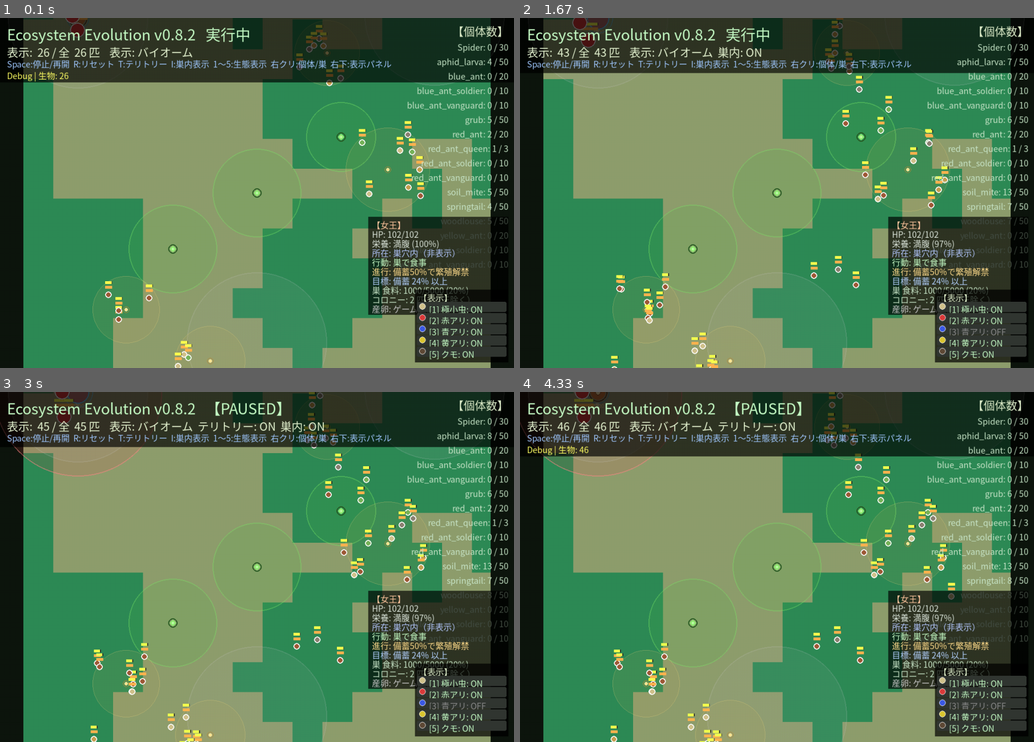
Above: before the commit, frames 1-4 (two rows, left to right).
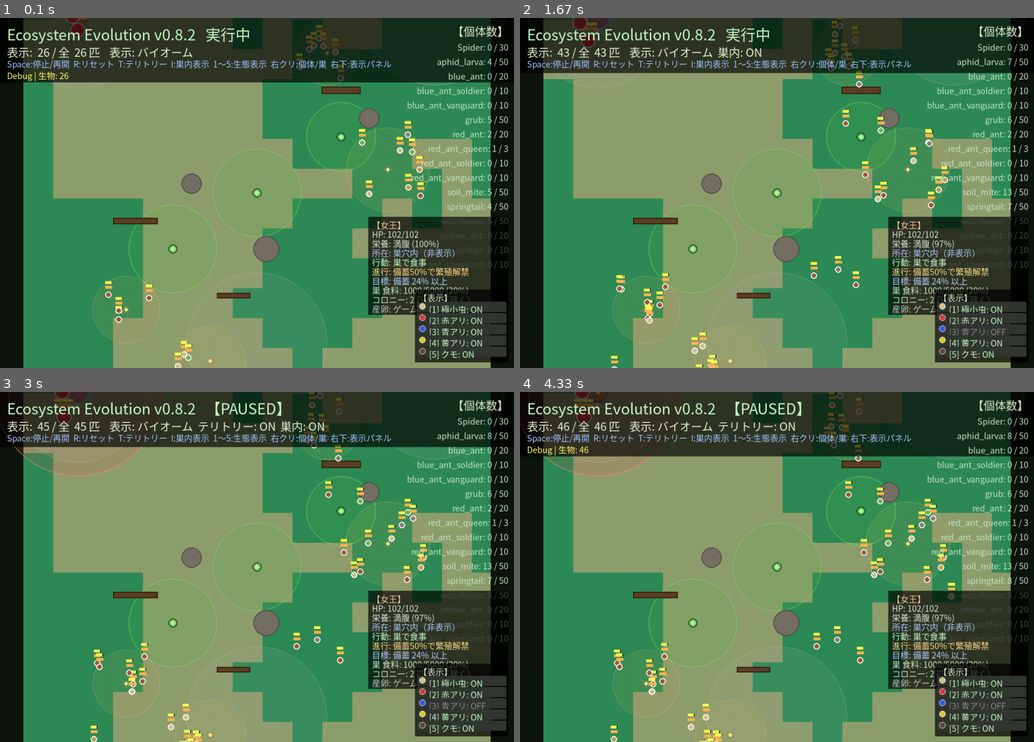
Above: after the commit, the same moments.

Repository: illuaStudio/ecosystem_evo
Game: pygame game, started from src/main.py
The game is run twice, just before and just after one commit, with the same random seed, the same clock (stepped at 60 frames per second) and the same inputs.
Inputs (mouse positions are in pixels of both pictures, inside the frame that each line leads up to):
- Up to frame 1 (0.1 s): no input
- Up to frame 2 (1.67 s): tap Enter at 0.33 s; click "[3] 青アリ: ON" at 0.72 s; hold D 1-1.47 s; tap I at 1.5 s
- Up to frame 3 (3 s): click "blue_ant: 0 / 20" at 1.88 s; tap Space at 2.17 s; right-click (447, 689) at 2.55 s; tap T at 2.83 s
- Up to frame 4 (4.33 s): tap T at 3.17, 4.15 s; hold D 3.5-3.97 s; tap I at 3.65 s; hold A from 4 s (still down)

The runs differ from the first frame. In frame 1, 1.2% of the frame differs, in the area x 22-74%, y 5-81%; in frame 2, 1.3%; in frame 3, 1.3%, in the area x 22-74%, y 1-81%; in frame 4, 1.3%.

Commit message:
障害物の概念追加（円と矩形）

Diff:
--- a/config/sim/worlds/world.json
+++ b/config/sim/worlds/world.json
@@ -292,6 +292,29 @@
       }
     }
   },
+  "obstacles": {
+    "types": {
+      "rock": {
+        "shape": "circle",
+        "radius": 22,
+        "render": { "color": [118, 112, 102] }
+      },
+      "fallen_log": {
+        "shape": "rect",
+        "width": 84,
+        "height": 16,
+        "render": { "color": [92, 64, 40] }
+      }
+    },
+    "sources": [
+      { "type": "rock", "x": 360, "y": 480 },
+      { "type": "rock", "x": 520, "y": 620, "radius": 28 },
+      { "type": "rock", "x": 740, "y": 340 },
+      { "type": "fallen_log", "x": 680, "y": 280 },
+      { "type": "fallen_log", "x": 240, "y": 560, "width": 96, "height": 14 },
+      { "type": "fallen_log", "x": 450, "y": 720, "width": 72, "height": 12 }
+    ]
+  },
   "zones": {
     "defaults": {
       "radius": 95.0
--- /dev/null
+++ b/src/client/rendering/obstacle_renderer.py
@@ -0,0 +1,43 @@
+"""障害物（石・倒木など）の描画。"""
+import pygame
+
+from src.sim.systems.obstacle_system import ObstacleCircle, ObstacleRect
+
+
+class ObstacleRenderer:
+    @staticmethod
+    def draw(world, screen, camera) -> None:
+        system = getattr(world, "obstacle_system", None)
+        if system is None or not system.obstacles:
+            return
+
+        pad = 4
+        for obs in system.obstacles:
+            sx = int(obs.x - camera.x)
+            sy = int(obs.y - camera.y)
+
+            if isinstance(obs, ObstacleCircle):
+                radius = int(obs.radius)
+                if not (
+                    -radius - pad <= sx <= camera.screen_w + radius + pad
+                    and -radius - pad <= sy <= camera.screen_h + radius + pad
+                ):
+                    continue
+                fill = obs.color
+                outline = tuple(max(0, c - 35) for c in fill)
+                pygame.draw.circle(screen, fill, (sx, sy), radius)
+                pygame.draw.circle(screen, outline, (sx, sy), radius, 2)
+                continue
+
+            hw = int(obs.half_w)
+            hh = int(obs.half_h)
+            if not (
+                -hw - pad <= sx <= camera.screen_w + hw + pad
+                and -hh - pad <= sy <= camera.screen_h + hh + pad
+            ):
+                continue
+            rect = pygame.Rect(sx - hw, sy - hh, hw * 2, hh * 2)
+            fill = obs.color
+            outline = tuple(max(0, c - 35) for c in fill)
+            pygame.draw.rect(screen, fill, rect)
+            pygame.draw.rect(screen, outline, rect, 2)
--- a/src/client/rendering/renderer.py
+++ b/src/client/rendering/renderer.py
@@ -3,6 +3,7 @@
 
 from src.config import config
 from src.client.rendering.zone_renderer import ZoneRenderer
+from src.client.rendering.obstacle_renderer import ObstacleRenderer
 from src.client.rendering.spawn_emitter_renderer import SpawnEmitterRenderer
 from src.client.rendering.creature_renderer import CreatureRenderer
 from src.client.rendering.nest_renderer import NestRenderer
@@ -86,6 +87,7 @@
             )
             NestRenderer.draw(world, self.screen, camera, nest_id)
             ZoneRenderer.draw(world, self.screen, camera)
+            ObstacleRenderer.draw(world, self.screen, camera)
             SpawnEmitterRenderer.draw(world, self.screen, camera)
             if show_territory and selected_nest is not None:
                 import pygame as _pg
--- a/src/sim/systems/movement_system.py
+++ b/src/sim/systems/movement_system.py
@@ -33,8 +33,18 @@
                 velocity.vx = 0.0
                 velocity.vy = 0.0
 
-            self._clamp_position(position, world)
-            sync_legacy_pos(entity)
+            self.finish_move(entity, world)
+
+    @staticmethod
+    def finish_move(entity: Any, world: Any | None) -> None:
+        """境界クランプと障害物解決。"""
+        position = getattr(entity, "position", None)
+        if position is None or world is None:
+            return
+        MovementSystem._clamp_position(position, world)
+        resolver = getattr(world, "resolve_creature_position", None)
+        if callable(resolver):
+            position.x, position.y = resolver(entity, position.x, position.y)
 
     @staticmethod
     def wander_step(
@@ -56,6 +66,7 @@
         step = entity.get_current_speed() * speed_multiplier * float(dt)
         position.x += math.cos(math.radians(entity.wander_angle)) * step
         position.y += math.sin(math.radians(entity.wander_angle)) * step
+        MovementSystem.finish_move(entity, world)
         sync_legacy_pos(entity)
 
     @staticmethod
@@ -126,6 +137,7 @@
 
         position.x += (dx / dist) * step
         position.y += (dy / dist) * step
+        MovementSystem.finish_move(entity, getattr(entity, "world", None))
         sync_legacy_pos(entity)
 
         return math.hypot(target_pos[0] - position.x, target_pos[1] - position.y)
--- /dev/null
+++ b/src/sim/systems/obstacle_system.py
@@ -0,0 +1,262 @@
+"""静的障害物（円・軸平行矩形）の配置と歩行可否判定。"""
+from __future__ import annotations
+
+import math
+from collections import defaultdict
+from dataclasses import dataclass
+from typing import Any, Dict, Iterator, List, Optional, Tuple, TYPE_CHECKING, Union
+
+if TYPE_CHECKING:
+    from src.sim.systems.world import World
+
+DEFAULT_CELL_SIZE = 128.0
+DEFAULT_SPAWN_BODY_RADIUS = 5.0
+
+
+def _parse_color(raw: Any, default: Tuple[int, int, int]) -> Tuple[int, int, int]:
+    if isinstance(raw, (list, tuple)) and len(raw) >= 3:
+        return (
+            max(0, min(255, int(raw[0]))),
+            max(0, min(255, int(raw[1]))),
+            max(0, min(255, int(raw[2]))),
+        )
+    if isinstance(raw, str) and raw.startswith("#") and len(raw) >= 7:
+        try:
+            return (
+                int(raw[1:3], 16),
+                int(raw[3:5], 16),
+                int(raw[5:7], 16),
+            )
+        except ValueError:
+            pass
+    return default
+
+
+@dataclass(frozen=True)
+class ObstacleCircle:
+    id: int
+    obstacle_type: str
+    x: float
+    y: float
+    radius: float
+    color: Tuple[int, int, int] = (120, 118, 110)
+
+    def query_aabb(self) -> Tuple[float, float, float, float]:
+        r = self.radius
+        return (self.x - r, self.y - r, self.x + r, self.y + r)
+
+    def blocks(self, px: float, py: float, body_radius: float) -> bool:
+        dist = math.hypot(px - self.x, py - self.y)
+        return dist < self.radius + body_radius
+
+
+@dataclass(frozen=True)
+class ObstacleRect:
+    id: int
+    obstacle_type: str
+    x: float
+    y: float
+    half_w: float
+    half_h: float
+    color: Tuple[int, int, int] = (92, 64, 40)
+
+    def query_aabb(self) -> Tuple[float, float, float, float]:
+        return (
+            self.x - self.half_w,
+            self.y - self.half_h,
+            self.x + self.half_w,
+            self.y + self.half_h,
+        )
+
+    def blocks(self, px: float, py: float, body_radius: float) -> bool:
+        hw = self.half_w + body_radius
+        hh = self.half_h + body_radius
+        return abs(px - self.x) < hw and abs(py - self.y) < hh
+
+
+Obstacle = Union[ObstacleCircle, ObstacleRect]
+
+
+def _resolve_circle(
+    px: float, py: float, body_radius: float, obs: ObstacleCircle
+) -> Tuple[float, float]:
+    dx = px - obs.x
+    dy = py - obs.y
+    dist_sq = dx * dx + dy * dy
+    min_dist = obs.radius + body_radius
+    if dist_sq >= min_dist * min_dist:
+        return px, py
+    if dist_sq <= 1e-12:
+        return obs.x + min_dist, obs.y
+    dist = math.sqrt(dist_sq)
+    scale = min_dist / dist
+    return obs.x + dx * scale, obs.y + dy * scale
+
+
+def _resolve_rect(
+    px: float, py: float, body_radius: float, obs: ObstacleRect
+) -> Tuple[float, float]:
+    hw = obs.half_w + body_radius
+    hh = obs.half_h + body_radius
+    lx = px - obs.x
+    ly = py - obs.y
+    if abs(lx) >= hw or abs(ly) >= hh:
+        return px, py
+    pen_x = hw - abs(lx)
+    pen_y = hh - abs(ly)
+    if pen_x <= pen_y:
+        lx = math.copysign(hw, lx if lx != 0.0 else 1.0)
+    else:
+        ly = math.copysign(hh, ly if ly != 0.0 else 1.0)
+    return obs.x + lx, obs.y + ly
+
+
+class ObstacleSystem:
+    """静的障害物。起動時に空間索引を構築し、以降は再計算しない。"""
+
+    def __init__(self, world: "World") -> None:
+        self.world = world
+        self.obstacles: List[Obstacle] = []
+        self._cell_size = DEFAULT_CELL_SIZE
+        self._cols = 1
+        self._rows = 1
+        self._cells: Dict[Tuple[int, int], List[int]] = defaultdict(list)
+
+    def init_from_config(self, cfg: Dict | None) -> None:
+        self.obstacles.clear()
+        self._cells.clear()
+        if not cfg:
+            return
+
+        type_defaults: Dict[str, Dict] = {}
+        for key, value in (cfg.get("types") or {}).items():
+            if isinstance(value, dict):
+                type_defaults[str(key)] = dict(value)
+
+        defaults = dict(cfg.get("defaults") or {})
+        for entry in cfg.get("sources") or []:
+            if isinstance(entry, dict):
+                self._add_from_entry(entry, type_defaults, defaults)
+
+        self._build_index()
+
+    def _add_from_entry(
+        self,
+        entry: Dict,
+        type_defaults: Dict[str, Dict],
+        defaults: Dict,
+    ) -> None:
+        merged = dict(defaults)
+        obs_type = str(entry.get("type", ""))
+        if obs_type and obs_type in type_defaults:
+            merged.update(type_defaults[obs_type])
+        merged.update(entry)
+
+        shape = str(merged.get("shape", "circle")).lower()
+        x = float(merged.get("x", 0.0))
+        y = float(merged.get("y", 0.0))
+        color = _parse_color((merged.get("render") or {}).get("color"), (120, 118, 110))
+        obs_id = len(self.obstacles) + 1
+        label = obs_type or shape
+
+        if shape == "rect":
+            width = float(merged.get("width", 40.0))
+            height = float(merged.get("height", 16.0))
+            self.obstacles.append(
+                ObstacleRect(
+                    id=obs_id,
+                    obstacle_type=label,
+                    x=x,
+                    y=y,
+                    half_w=max(1.0, width * 0.5),
+                    half_h=max(1.0, height * 0.5),
+                    color=color,
+                )
+            )
+            return
+
+        radius = float(merged.get("radius", 20.0))
+        self.obstacles.append(
+            ObstacleCircle(
+                id=obs_id,
+                obstacle_type=label,
+                x=x,
+                y=y,
+                radius=max(1.0, radius),
+                color=color,
+            )
+        )
+
+    def _build_index(self) -> None:
+        self._cells.clear()
+        if not self.obstacles:
+            return
+
+        width = float(self.world.width)
+        height = float(self.world.height)
+        self._cell_size = DEFAULT_CELL_SIZE
+        self._cols = max(1, math.ceil(width / self._cell_size))
+        self._rows = max(1, math.ceil(height / self._cell_size))
+
+        for idx, obs in enumerate(self.obstacles):
+            min_x, min_y, max_x, max_y = obs.query_aabb()
+            col0 = max(0, int(min_x // self._cell_size))
+            col1 = min(self._cols - 1, int(max_x // self._cell_size))
+            row0 = max(0, int(min_y // self._cell_size))
+            row1 = min(self._rows - 1, int(max_y // self._cell_size))
+            for row in range(row0, row1 + 1):
+                for col in range(col0, col1 + 1):
+                    self._cells[(col, row)].append(idx)
+
+    def iter_near(self, x: float, y: float, margin: float) -> Iterator[Obstacle]:
+        if not self.obstacles:
+            return
+        margin = max(0.0, float(margin))
+        cs = self._cell_size
+        col0 = max(0, int((x - margin) // cs))
+        col1 = min(self._cols - 1, int((x + margin) // cs))
+        row0 = max(0, int((y - margin) // cs))
+        row1 = min(self._rows - 1, int((y + margin) // cs))
+        seen: set[int] = set()
+        for row in range(row0, row1 + 1):
+            for col in range(col0, col1 + 1):
+                for idx in self._cells.get((col, row), ()):
+                    if idx in seen:
+                        continue
+                    seen.add(idx)
+                    yield self.obstacles[idx]
+
+    def is_walkable(self, x: float, y: float, body_radius: float = 0.0) -> bool:
+        body_radius = max(0.0, float(body_radius))
+        margin = body_radius
+        for obs in self.iter_near(x, y, margin):
+            if obs.blocks(x, y, body_radius):
+                return False
+        return True
+
+    def resolve_position(
+        self,
+        x: float,
+        y: float,
+        body_radius: float,
+        *,
+        max_passes: int = 3,
+    ) -> Tuple[float, float]:
+        body_radius = max(0.0, float(body_radius))
+        if body_radius <= 0.0 or not self.obstacles:
+            return x, y
+
+        px, py = float(x), float(y)
+        for _ in range(max_passes):
+            moved = False
+            for obs in self.iter_near(px, py, body_radius + 8.0):
+                if isinstance(obs, ObstacleCircle):
+                    nx, ny = _resolve_circle(px, py, body_radius, obs)
+                else:
+                    nx, ny = _resolve_rect(px, py, body_radius, obs)
+                if nx != px or ny != py:
+                    px, py = nx, ny
+                    moved = True
+            if not moved:
+                break
+        return px, py
--- a/src/sim/systems/world.py
+++ b/src/sim/systems/world.py
@@ -11,6 +11,7 @@
 from src.sim.systems.movement_system import MovementSystem
 from src.sim.systems.world_biome import WorldBiome
 from src.sim.systems.zone_system import ZoneSystem
+from src.sim.systems.obstacle_system import ObstacleSystem
 from src.sim.systems.nest_system import NestSystem
 from src.sim.event_bus import EventBus
 from src.sim.systems.spawn_system import SpawnSystem
@@ -82,7 +83,6 @@
         self.spatial_grid = SpatialGrid(self.width, self.height)
         self._spatial_grid_valid = False
         self.field_effect_cache = FieldEffectCache(self)
-        self.obstacles = []
         self.resources = []
         self.movement_system = MovementSystem()
 
@@ -113,6 +113,8 @@
             legacy_field_emitters=world_data.get("field_emitters"),
             colony_profiles=self.colony_profiles,
         )
+        self.obstacle_system = ObstacleSystem(self)
+        self.obstacle_system.init_from_config(world_data.get("obstacles"))
         self.spawner = WorldSpawner(self)
         self.spawn_system = SpawnSystem(self)
         self.spawn_system.init_from_config(
@@ -224,5 +226,18 @@
                 best = c
         return best
 
-    def is_valid_position(self, x: float, y: float) -> bool:
-        return 30 <= x <= self.width - 30 and 30 <= y <= self.height - 30
+    def is_valid_position(self, x: float, y: float, body_radius: float = 0.0) -> bool:
+        margin = 30.0
+        if not (margin <= x <= self.width - margin and margin <= y <= self.height - margin):
+            return False
+        return self.obstacle_system.is_walkable(x, y, body_radius)
+
+    def resolve_creature_position(self, creature, x: float, y: float) -> tuple[float, float]:
+        """ワールド端クランプ後、障害物から押し出した座標を返す。"""
+        from src.sim.utils.stats_helpers import current_size
+
+        margin = 30.0
+        px = max(margin, min(self.width - margin, float(x)))
+        py = max(margin, min(self.height - margin, float(y)))
+        body_radius = max(1.0, float(current_size(creature)))
+        return self.obstacle_system.resolve_position(px, py, body_radius)
--- a/src/sim/utils/movement_helpers.py
+++ b/src/sim/utils/movement_helpers.py
@@ -154,6 +154,8 @@
     from src.sim.utils.position_helpers import sync_legacy_pos
 
     sync_legacy_pos(creature)
+    MovementSystem.finish_move(creature, getattr(creature, "world", None))
+    sync_legacy_pos(creature)
     return math.hypot(tx - position.x, ty - position.y)
 
 def move_toward(
--- a/src/sim/utils/spawn_placement.py
+++ b/src/sim/utils/spawn_placement.py
@@ -35,6 +35,7 @@
     margin: int = DEFAULT_MARGIN
     nest_exclusion_radius: float = 0.0
     fallback_unrestricted: bool = False
+    spawn_body_radius: float = 5.0
 
 
 @dataclass
@@ -80,6 +81,7 @@
         margin=max(0, int(merged.get("margin", DEFAULT_MARGIN))),
         nest_exclusion_radius=max(0.0, float(merged.get("nest_exclusion_radius", 0.0))),
         fallback_unrestricted=bool(merged.get("fallback_unrestricted", False)),
+        spawn_body_radius=max(0.0, float(merged.get("spawn_body_radius", 5.0))),
     )
 
 
@@ -316,7 +318,7 @@
             if candidate is None:
                 continue
             x, y = candidate
-            if self.world.is_valid_position(x, y):
+            if self.world.is_valid_position(x, y, opts.spawn_body_radius):
                 return x, y
         margin = opts.margin
         return (
@@ -410,7 +412,7 @@
         opts: SpawnPlacementOptions,
         anchor: SpawnAnchor | None = None,
     ) -> bool:
-        if not self.world.is_valid_position(x, y):
+        if not self.world.is_valid_position(x, y, opts.spawn_body_radius):
             return False
         if opts.respect_zones:
             zone_system = getattr(self.world, "zone_system", None)
--- /dev/null
+++ b/tests/sim/test_obstacle_system.py
@@ -0,0 +1,99 @@
+"""ObstacleSystem（円・矩形）の歩行判定と移動解決。"""
+import unittest
+
+from src.sim.entities.creature_factory import CreatureFactory
+from src.sim.systems.movement_system import MovementSystem
+from src.sim.systems.world import World
+from src.sim.utils.spawn_placement import (
+    SpawnAnchor,
+    SpawnPlacementOptions,
+    SpawnPlacementResolver,
+)
+
+
+def _obstacle_world(**overrides):
+    data = {
+        "name": "ObstacleTest",
+        "world_width": 1000,
+        "world_height": 1000,
+        "initial_entities": {},
+        "population_limits": {"springtail": 50},
+        "obstacles": {
+            "sources": [
+                {"shape": "circle", "x": 500, "y": 500, "radius": 40},
+                {"shape": "rect", "x": 200, "y": 300, "width": 80, "height": 20},
+            ]
+        },
+        "world": {
+            "biome_map_cell_size": 64,
+            "biomes": [{"name": "rich", "color": "#2E8B57", "spawn_rate_multiplier": 1.0}],
+            "biome_noise": {
+                "scale": 0.003,
+                "octaves": 2,
+                "persistence": 0.55,
+                "lacunarity": 2.2,
+                "threshold": 0.5,
+                "seed": 1,
+            },
+        },
+    }
+    data.update(overrides)
+    return World.from_json(data)
+
+
+class TestObstacleSystem(unittest.TestCase):
+    def test_circle_blocks_center(self):
+        world = _obstacle_world()
+        self.assertFalse(world.is_valid_position(500, 500, body_radius=0))
+        self.assertFalse(world.is_valid_position(500, 500, body_radius=5))
+        self.assertTrue(world.is_valid_position(500, 500 + 80, body_radius=5))
+
+    def test_rect_blocks_center(self):
+        world = _obstacle_world()
+        self.assertFalse(world.is_valid_position(200, 300, body_radius=3))
+        self.assertTrue(world.is_valid_position(200, 300 + 60, body_radius=3))
+
+    def test_spawn_rejects_obstacle_interior(self):
+        world = _obstacle_world()
+        resolver = SpawnPlacementResolver(world)
+        opts = SpawnPlacementOptions(
+            respect_zones=False,
+            use_biome_weight=False,
+            attempts=40,
+            spawn_body_radius=5.0,
+        )
+        found_inside = False
+        for _ in range(40):
+            pos = resolver.pick(SpawnAnchor(type="world"), opts)
+            if pos is None:
+                continue
+            x, y = pos
+            if (x - 500) ** 2 + (y - 500) ** 2 < 30 ** 2:
+                found_inside = True
+        self.assertFalse(found_inside)
+
+    def test_movement_pushes_out_of_rock(self):
+        world = _obstacle_world()
+        factory = CreatureFactory()
+        creature = factory.create("springtail", world=world, x=500, y=500)
+        world.add_creature(creature)
+        creature.traits["base_size"] = 5.0
+
+        MovementSystem.finish_move(creature, world)
+
+        self.assertTrue(world.is_valid_position(creature.position.x, creature.position.y, 5.0))
+        dist = ((creature.position.x - 500) ** 2 + (creature.position.y - 500) ** 2) ** 0.5
+        self.assertGreaterEqual(dist, 40 + 5 - 0.5)
+
+    def test_spatial_index_returns_only_nearby(self):
+        world = _obstacle_world()
+        system = world.obstacle_system
+        near = list(system.iter_near(500, 500, 50))
+        far = list(system.iter_near(50, 50, 10))
+        self.assertEqual(len(near), 1)
+        self.assertEqual(len(far), 0)
+        self.assertIsInstance(near[0], type(system.obstacles[0]))
+
+
+if __name__ == "__main__":
+    unittest.main()
